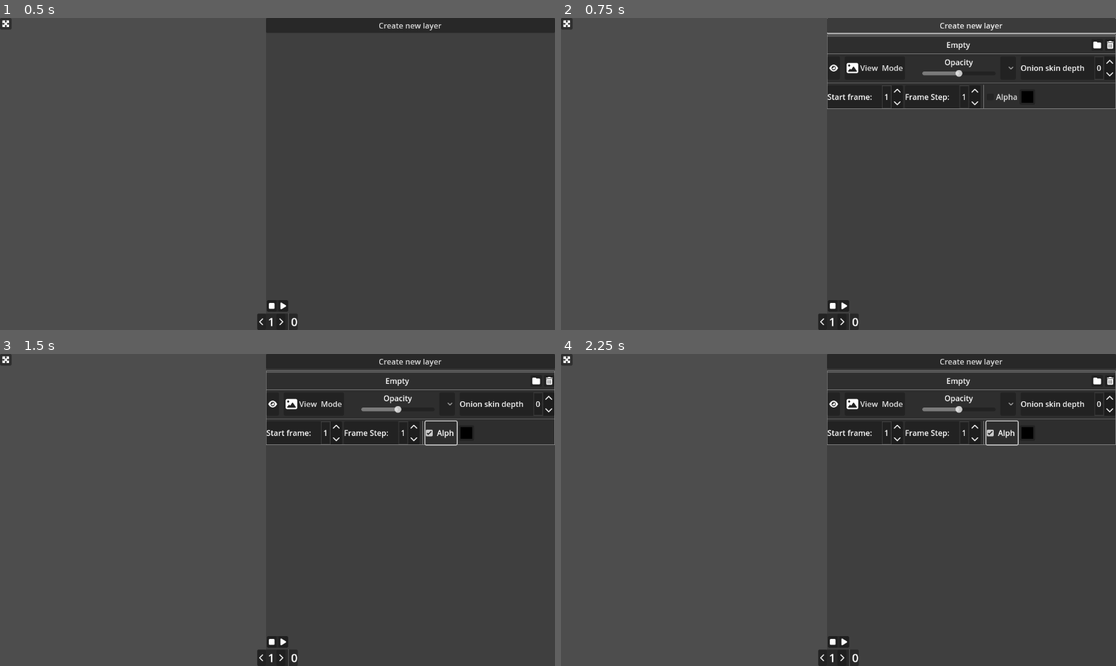
Above: before the commit, frames 1-4 (two rows, left to right).
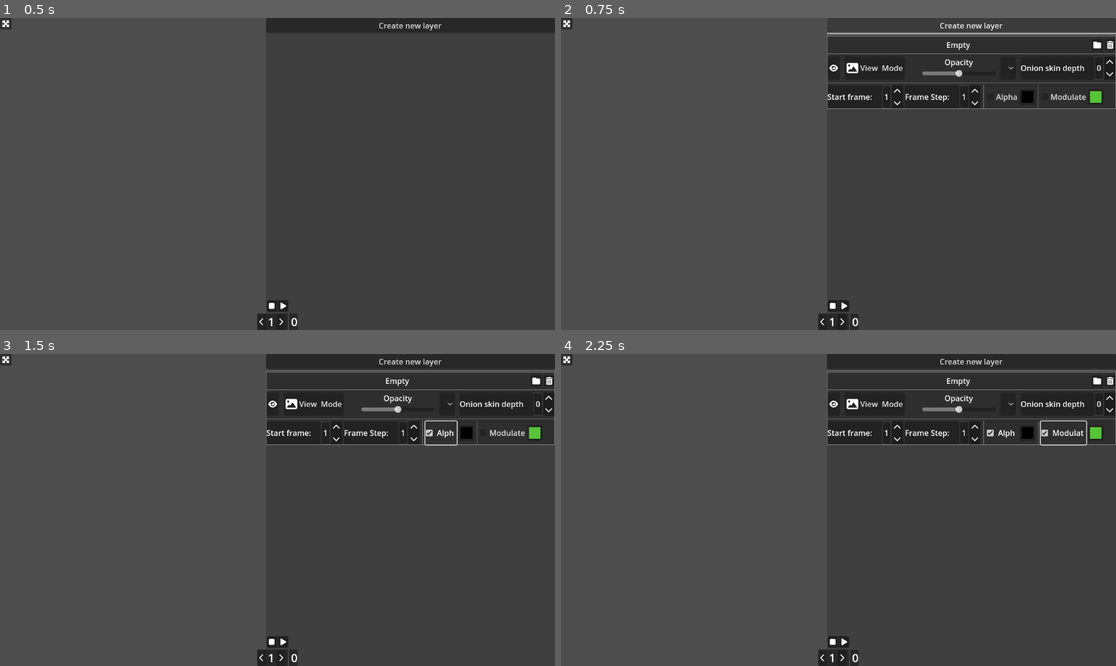
Above: after the commit, the same moments.

Repository: NectoT/GodotLayeredSlideshows
Game: Godot game, scene res://scenes/App.tscn
The game is run twice, just before and just after one commit, with the same random seed, the same clock (stepped at 60 frames per second) and the same inputs.
Inputs (mouse positions are in pixels of both pictures, inside the frame that each line leads up to):
- Up to frame 1 (0.5 s): no input
- Up to frame 2 (0.75 s): click "Create new layer" at 0.5 s
- Up to frame 3 (1.5 s): click "Alpha" at 1.25 s
- Up to frame 4 (2.25 s): click (1066, 432) at 2 s, where only the run after the commit has a clickable "Modulate"

Frame 1 is identical in both runs. In frame 2, 0.2% of the frame differs, in the area x 88-98%, y 23-28%; in frame 3, 0.2%; in frame 4, 0.4%, in the area x 76-98%, y 21-30%.

Commit message:
Возможность цветовой модуляции слоя

Diff:
--- a/scenes/LayerConfig.tscn
+++ b/scenes/LayerConfig.tscn
@@ -24,7 +24,7 @@
 [sub_resource type="StyleBoxFlat" id="StyleBoxFlat_u05gm"]
 bg_color = Color(0.180392, 0.180392, 0.180392, 0)
 
-[node name="LayerConfig" type="PanelContainer" node_paths=PackedStringArray("file_dialog", "visibility_button", "opacity_slider", "onion_skin_selector", "onion_skin_frame_input", "onion_skin_depth_input", "directory_name_label", "start_frame_input")]
+[node name="LayerConfig" type="PanelContainer" node_paths=PackedStringArray("file_dialog", "visibility_button", "opacity_slider", "onion_skin_selector", "onion_skin_frame_input", "onion_skin_depth_input", "directory_name_label", "start_frame_input", "modulation_picker")]
 custom_minimum_size = Vector2(0, 50)
 offset_right = 423.0
 offset_bottom = 50.0
@@ -38,6 +38,7 @@
 onion_skin_depth_input = NodePath("VBoxContainer/HBoxContainer/OnionSkinDepth")
 directory_name_label = NodePath("VBoxContainer/HBoxContainer2/DirectoryName")
 start_frame_input = NodePath("VBoxContainer/LowerSettings/StartFrame")
+modulation_picker = NodePath("VBoxContainer/LowerSettings/HBoxContainer/ModulateColorPicker")
 
 [node name="VBoxContainer" type="VBoxContainer" parent="."]
 layout_mode = 2
@@ -168,9 +169,20 @@
 layout_mode = 2
 size_flags_vertical = 4
 
-[node name="VSeparator2" type="VSeparator" parent="VBoxContainer/LowerSettings"]
-visible = false
-layout_mode = 2
+[node name="VSeparator2" type="VSeparator" parent="VBoxContainer/LowerSettings/HBoxContainer"]
+layout_mode = 2
+
+[node name="ModulateCheckBox" type="CheckBox" parent="VBoxContainer/LowerSettings/HBoxContainer"]
+layout_mode = 2
+theme_override_styles/normal = SubResource("StyleBoxFlat_u05gm")
+text = "Modulate"
+
+[node name="ModulateColorPicker" type="ColorPickerButton" parent="VBoxContainer/LowerSettings/HBoxContainer"]
+custom_minimum_size = Vector2(32, 32)
+layout_mode = 2
+size_flags_vertical = 4
+color = Color(0.345098, 0.768627, 0.219608, 1)
+edit_alpha = false
 
 [connection signal="pressed" from="VBoxContainer/HBoxContainer2/DirectoryButton" to="." method="_on_directory_button_pressed"]
 [connection signal="pressed" from="VBoxContainer/HBoxContainer2/DeleteButton" to="." method="_on_delete_button_pressed"]
@@ -184,3 +196,5 @@
 [connection signal="number_changed" from="VBoxContainer/LowerSettings/FrameStep" to="." method="_on_frame_step_input_changed"]
 [connection signal="toggled" from="VBoxContainer/LowerSettings/HBoxContainer/CheckBox" to="." method="_on_alpha_checkbox_toggled"]
 [connection signal="color_changed" from="VBoxContainer/LowerSettings/HBoxContainer/ColorPickerButton" to="." method="_on_alpha_color_changed"]
+[connection signal="toggled" from="VBoxContainer/LowerSettings/HBoxContainer/ModulateCheckBox" to="." method="_on_modulation_toggled"]
+[connection signal="color_changed" from="VBoxContainer/LowerSettings/HBoxContainer/ModulateColorPicker" to="." method="_on_modulation_color_picked"]
--- a/ui/layer_settings.gd
+++ b/ui/layer_settings.gd
@@ -23,6 +23,8 @@
 
 @export var start_frame_input: NumberInput
 
+@export var modulation_picker: ColorPickerButton
+
 var layer: Layer:
 	set(value):
 		layer = value
@@ -39,6 +41,8 @@
 		if layer != null:
 			_apply_settings(layer, value)
 			_sync_ui_with_settings(value)
+
+var modulation_enabled = false
 
 func _ready() -> void:
 	file_dialog.dir_selected.connect(_on_directory_selected)
@@ -127,6 +131,26 @@
 
 	layer.start_file_index = number - 1 if number > 0 else number
 
+
+func _on_modulation_toggled(enabled: bool):
+	modulation_enabled = enabled
+	if enabled:
+		_set_layer_modulation(modulation_picker.color)
+	else:
+		_set_layer_modulation(Color.WHITE)
+
+
+func _on_modulation_color_picked(color: Color):
+	if modulation_enabled:
+		_set_layer_modulation(color)
+
+
+func _set_layer_modulation(color: Color):
+	layer.modulate.r = color.r
+	layer.modulate.g = color.g
+	layer.modulate.b = color.b
+
+
 func _apply_settings(layer: Layer, settings: ModeSettings):
 	layer.opacity = settings.opacity
 	layer.onion_skin_mode = settings.onion_skin_mode
